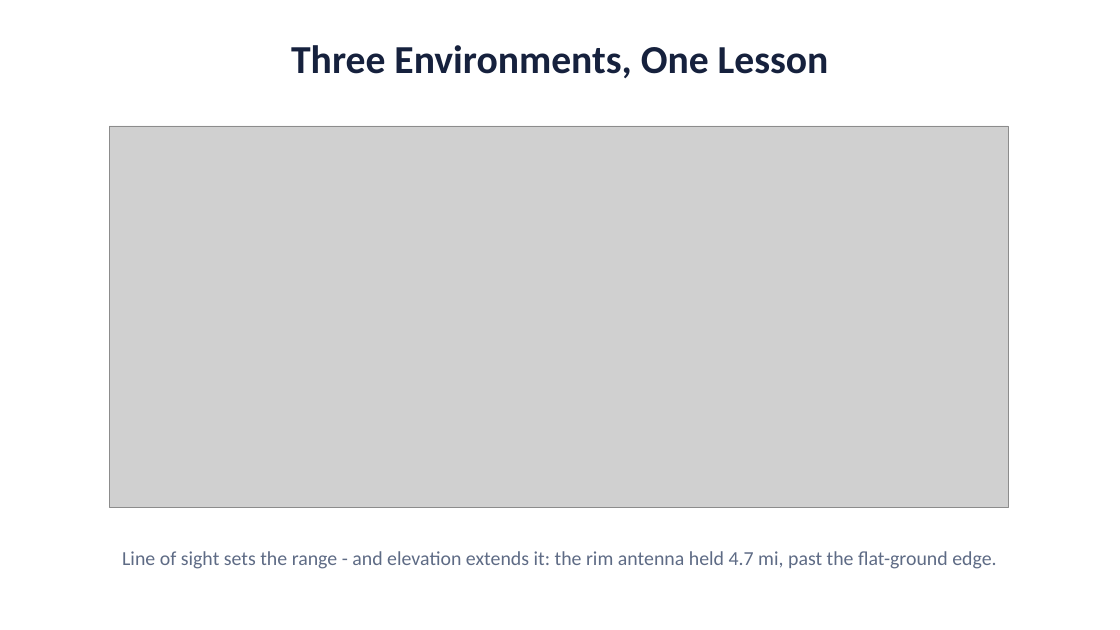
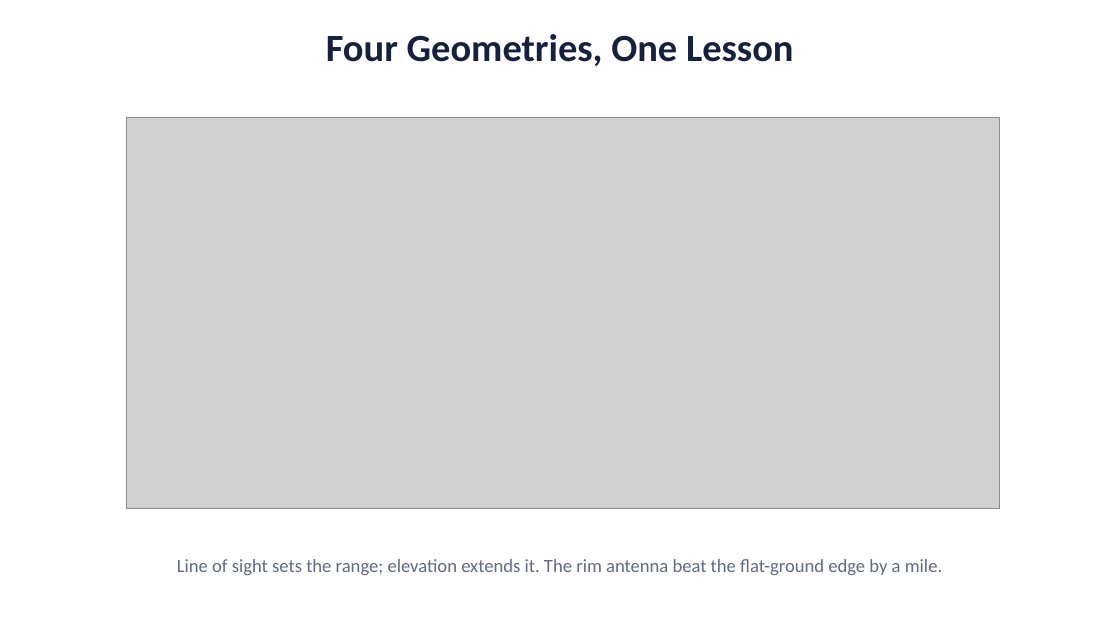
Before and after one commit to deosgracius/offgrid-vehicle-tracker, a slide deck: slide 8 of docs/presentations/Canyon_Demo_Presentation.pptx (slide 6 before the commit). Drawn at 1120x630 pixels with LibreOffice and Linux fonts; fonts in the diff are those of the drawing; grey boxes stand for pictures. Boxes give left, top, right and bottom in pixels: in the first picture for what was removed or moved away, otherwise in the second. Text is boxed around its words. In the diff, an @@ line names an element or a change of style, - is before the commit and + after.

```diff
--- a/docs/presentations/Canyon_Demo_Presentation.pptx
+++ b/docs/presentations/Canyon_Demo_Presentation.pptx
@@ text at [326,34,794,66]: text changed; size 34 to 33 pt @@
-Three Environments, One Lesson
+Four Geometries, One Lesson
@@ picture: place and size @@
-picture at [109,126,1008,507]
+picture at [126,118,1000,509]
@@ text at [177,559,942,575]: text changed; size 17 to 16 pt @@
-Line of sight sets the range - and elevation extends it: the rim antenna held 4.7 mi, past the flat-ground edge.
+Line of sight sets the range; elevation extends it. The rim antenna beat the flat-ground edge by a mile.
```
Also in this commit, not shown: 7 other slides changed, 4 slides added, 1 slide removed, 7 other files.
